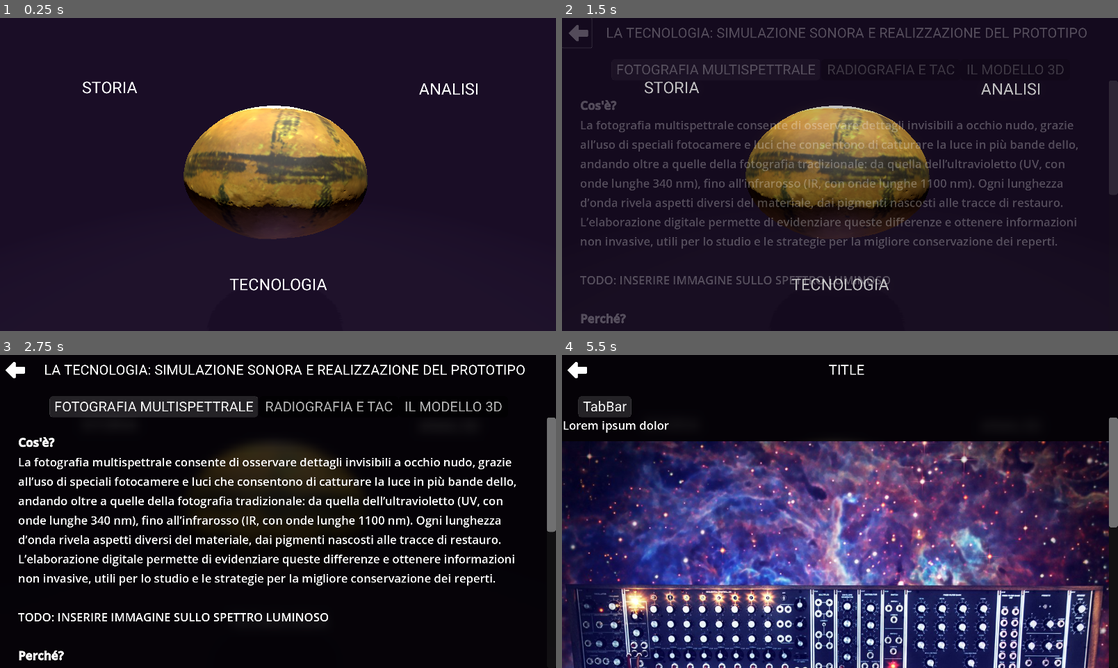
Above: before the commit, frames 1-4 (two rows, left to right).
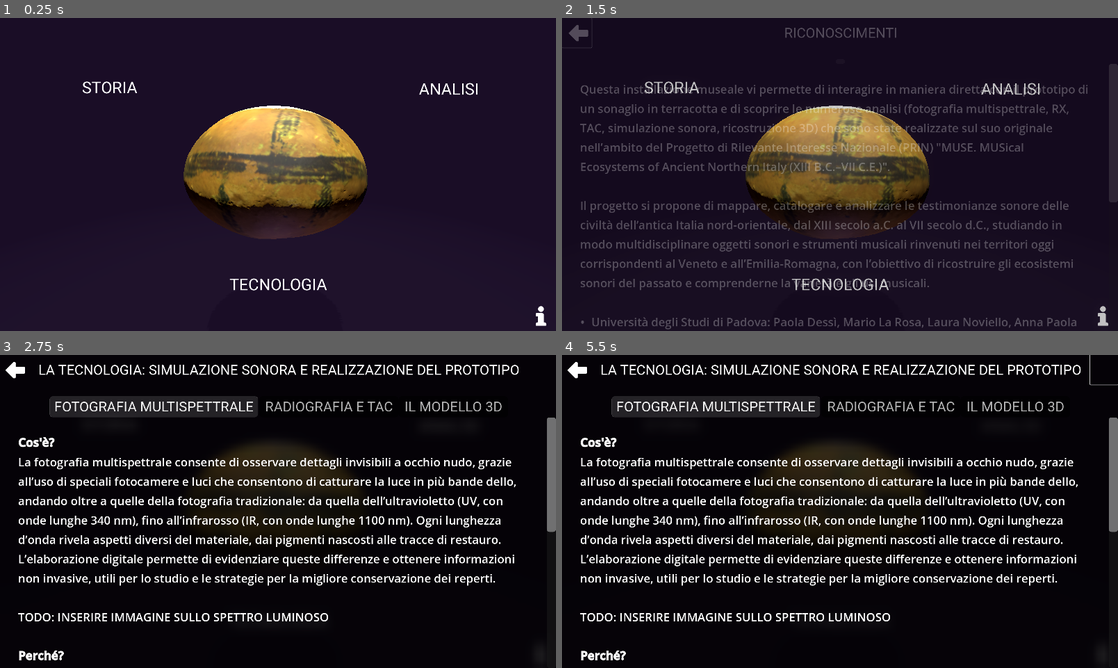
Above: after the commit, the same moments.

Repository: Morpheu5/adria-rattle-interactive-panel
Game: Godot game, scene res://scenes/main.tscn
Two runs of this game, one before a commit and one after it. Both use one fixed random seed, a clock stepped at 60 frames per second and the inputs below.
Inputs (mouse positions are in pixels of both pictures, inside the frame that each line leads up to; where the layout moved, square brackets give the same spot in the first picture):
- Up to frame 1 (0.25 s): no input
- Up to frame 2 (1.5 s): click (1101, 315) at 0.52 s; click (578, 33) at 1.25 s
- Up to frame 3 (2.75 s): tap Enter at 2, 2.1 s; move the mouse to (400, 495) at 2.02 s; click (400, 495) at 2.17 s
- Up to frame 4 (5.5 s): click (1106, 370) [1112, 370] at 2.75 s; tap Space at 3.5, 5 s; move the mouse to (728, 527) at 3.52 s; tap Enter at 3.6, 4.25, 4.35, 5.1 s; click (728, 527) at 3.67 s; move the mouse to (895, 442) at 4.27 s; click (895, 442) at 4.42 s; move the mouse to (812, 574) at 5.02 s; click (812, 574) at 5.17 s

The runs differ from the first frame. In frame 1, less than 0.1% of the frame differs, in the area x 96-99%, y 92-99%; in frame 2, 14%; in frame 3, 1.6%; in frame 4, 76%, in the area x 0-100%, y 0-100%.
Error before the commit: Invalid access to property or key 'title' on a base object of type 'Dictionary'. (res://scenes/info_screen.gd:27)

Commit message:
Texts should all be in, double check on images and need to implement video player

Diff:
--- a/assets/content/analysis.json
+++ b/assets/content/analysis.json
@@ -26,8 +26,7 @@
 [/table]
 "
 					}
-				},
-
+				}
 			]
 		},
 		{
--- /dev/null
+++ b/assets/content/credits.json
@@ -0,0 +1,29 @@
+{
+	"title": { "en": "Credits", "it": "RICONOSCIMENTI" },
+	"tabs": [
+		{
+			"title": { "en": "", "it": "" },
+			"content": [
+				{
+					"type": "richtext",
+					"content": {
+						"en": "NA",
+						"it": "Questa installazione museale vi permette di interagire in maniera diretta con il prototipo di un sonaglio in terracotta e di scoprire le numerose analisi (fotografia multispettrale, RX, TAC, simulazione sonora, ricostruzione 3D) che sono state realizzate sul suo originale  nell’ambito del Progetto di Rilevante Interesse Nazionale (PRIN) \"MUSE. MUSical Ecosystems of Ancient Northern Italy (XIII B.C.–VII C.E.)\".
+
+Il progetto si propone di mappare, catalogare e analizzare le testimonianze sonore delle civiltà dell’antica Italia nord-orientale, dal XIII secolo a.C. al VII secolo d.C., studiando in modo multidisciplinare oggetti sonori e strumenti musicali rinvenuti nei territori oggi corrispondenti al Veneto e all’Emilia-Romagna, con l’obiettivo di ricostruire gli ecosistemi sonori del passato e comprenderne la varietà e gli usi musicali.
+
+[table=2]
+[cell]•  [/cell][cell]Università degli Studi di Padova: Paola Dessì, Mario La Rosa, Laura Noviello, Anna Paola Fabbrocino, Andrea Franceschini, Giulio Pitteri, Antonio Rodà, [/cell]
+[cell]•  [/cell][cell]Fotografia multispettrale: Rita Deiana, Università degli Studi di Padova[/cell]
+[cell]•  [/cell][cell]Scansione 3D: Emanuela Faresin, Giuseppe Salemi, Università degli Studi di Padova[/cell]
+[cell]•  [/cell][cell]Autorizzazioni, dati archeologici e di scavo, supporto logistico e aspetti tecnici dell’installazione: Museo archeologico nazionale di Adria (Alberta Facchi, Giovanna Battista, Leonardo di Simone, Luca Bellan, Adriana Bruschi, Giovanna Furlanetto, Gianni Maculan (disegni), Angelo Gabriele Miceli, Elena Molena, Michele Sciortino, Roberto Sanavio, Melissa Zago)[/cell]
+[cell]•  [/cell][cell]Restauri: Stefano Buson, Silvano Buzzarello, Federica Santinon, Kriterion s.n.c.[/cell]
+[cell]•  [/cell][cell]Raggi X e TAC: TMB spa di Ceregnano (RO): Nicola Betto, Riccardo Soldati e, per il montaggio video, Massimo Manesco[/cell]
+[cell]•  [/cell][cell]Audioinnova: Nicolò Merendino[/cell]
+[/table]"
+					}
+				}
+			]
+		}
+	]
+}
--- a/assets/content/technology.json
+++ b/assets/content/technology.json
@@ -1,3 +1,40 @@
 {
+	"title": { "en": "NA", "it": "LA TECNOLOGIA: SIMULAZIONE SONORA E REALIZZAZIONE " },
+	"tabs": [
+		{
+			"title": { "en": "NA", "it": "LA SIMULAZIONE SONORA" },
+			"content": [
+				{
+					"type": "richtext",
+					"content": {
+						"en": "NA",
+						"it": "Il sonaglio è stato sottoposto ad operazioni di registrazione in camera silente e simulazione acustica con l’obiettivo di restituire il suono che lo strumento è in grado di produrre oggi. L’esperienza sensoriale proposta è legata alla nuova musealizzazione dell’oggetto che propone un’interazione tattile, gestuale e uditiva con il modello ricostruito, frutto di sapere ingegneristico applicato ad un oggetto musicale dell’antichità.
+Questo è stato reso possibile da alcune azioni tra cui la registrazione dal vivo del suono prodotto agitando il sonaglio, sotto l’attenta direzione del team di archeologi, e lo studio delle caratteristiche acustiche sulla base delle geometrie e dei materiali rilevati attraverso scansioni quali raggi X e Tomografia Assiale Computerizzata (TAC) che permettono non solo di investigare la struttura interna del sonaglio ma anche di intuirne materiali e tecniche di realizzazione.
 
+[b]La Camera Silente[/b]
+Il suoni prodotti dal sonaglio sono stati registrati all’interno di una camera silente, un ambiente controllato le cui pareti sono costruite in modo da ridurre drasticamente i rumori provenienti dall’esterno della cabina, e, allo stesso tempo, evitare il riverbero interno, ovvero la riflessione dei suoni in fase di registrazione contro le pareti della camera. Questo è un passaggio fondamentale per acquisire il suono “grezzo” proveniente dal sonaglio, ovvero il suono che raggiunge direttamente l’orecchio dell’ascoltatore, senza rumori e riverberi dovuti all’ambiente circostante. Particolare attenzione inoltre è stata riposta nel catturare i diversi tipi di suoni prodotti dal sonaglio dovuti alle varie orientazioni e modalità d’uso dello strumento, in particolare i suoni da impatto causati dall’urto tra le sferette all’interno e la cavità, e i suoni da rotolamento prodotti dal trascinamento delle sferette lungo il bordo della cavità stessa.
+"
+					}
+				}
+			]
+		},
+		{
+			"title": { "en": "NA", "it": "IL MODELLO ELETTRONICO" },
+			"content": [
+				{
+					"type": "richtext",
+					"content": {
+						"en": "NA",
+						"it": "[b]La replica elettronica[/b]
+Per realizzare la replica elettronica, il team di ingegneri ha inserito una varietà di circuiti elettronici e sensori all’interno di un guscio di plastica che simula l’aspetto del sonaglio originale. Il cuore elettronico di questo oggetto è un microcontrollore – un tipo di computer molto compatto e a basso consumo – già predisposto per interfacciarsi con diverse tipologie di sensori, tra cui un accelerometro e un giroscopio che misurano il modo in cui muoviamo e orientiamo il sonaglio replica durante l’uso.
+Il contenitore in plastica che possiamo tenere in mano è stato prodotto attraverso il processo di manifattura additiva, meglio nota come stampa 3D, a partire dal modello tridimensionale ricostruito attraverso tecniche diagnostiche quali la Tomografia Assiale Computerizzata (TAC) e la scansione a luce strutturata.
+
+[b]La simulazione acustica[/b]
+I suoni prodotti dalla replica elettronica provengono dal lavoro di campionamento effettuato in camera silente, che sono stati organizzati a seconda del tipo di movimento che li produce. In questo modo, il microcontrollore all’interno del guscio può, usando le informazioni provenienti dai vari sensori, riconoscere il movimento che eseguiamo tenendo in mano l’oggetto, e riprodurre il suono più adatto, restituendo un’esperienza quanto più accurata possibile. Per completare la simulazione, il guscio contiene un piccolo elemento vibrante, simile a quelli contenuti ormai in ogni telefono cellulare moderno, che contribuisce a dare la sensazione del movimento degli elementi sonanti presenti nel sonaglio originale.
+"
+					}
+				}
+			]
+		}
+	]
 }
--- a/scenes/InfoScreen.tscn
+++ b/scenes/InfoScreen.tscn
@@ -70,6 +70,7 @@
 vertical_alignment = 1
 
 [node name="BackButton2" type="Button" parent="ColorRect/MarginContainer/VBoxContainer/TitleBar"]
+custom_minimum_size = Vector2(96, 0)
 layout_mode = 2
 theme = ExtResource("1_i6bd7")
 text = "    "
@@ -111,9 +112,42 @@
 fit_content = true
 
 [node name="TextureRect" type="TextureRect" parent="ColorRect/MarginContainer/VBoxContainer/TabContainer/TabBar/ScrollContainer/VBoxContainer"]
+visible = false
 layout_mode = 2
 texture = ExtResource("5_e6a6a")
 expand_mode = 4
 stretch_mode = 4
 
+[node name="HBoxContainer" type="HBoxContainer" parent="ColorRect/MarginContainer/VBoxContainer/TabContainer/TabBar/ScrollContainer/VBoxContainer"]
+layout_mode = 2
+size_flags_vertical = 3
+
+[node name="TextureRect" type="TextureRect" parent="ColorRect/MarginContainer/VBoxContainer/TabContainer/TabBar/ScrollContainer/VBoxContainer/HBoxContainer"]
+layout_mode = 2
+size_flags_horizontal = 3
+texture = ExtResource("5_e6a6a")
+expand_mode = 1
+stretch_mode = 4
+
+[node name="TextureRect2" type="TextureRect" parent="ColorRect/MarginContainer/VBoxContainer/TabContainer/TabBar/ScrollContainer/VBoxContainer/HBoxContainer"]
+layout_mode = 2
+size_flags_horizontal = 3
+texture = ExtResource("5_e6a6a")
+expand_mode = 1
+stretch_mode = 4
+
+[node name="TextureRect3" type="TextureRect" parent="ColorRect/MarginContainer/VBoxContainer/TabContainer/TabBar/ScrollContainer/VBoxContainer/HBoxContainer"]
+layout_mode = 2
+size_flags_horizontal = 3
+texture = ExtResource("5_e6a6a")
+expand_mode = 1
+stretch_mode = 4
+
+[node name="TextureRect4" type="TextureRect" parent="ColorRect/MarginContainer/VBoxContainer/TabContainer/TabBar/ScrollContainer/VBoxContainer/HBoxContainer"]
+layout_mode = 2
+size_flags_horizontal = 3
+texture = ExtResource("5_e6a6a")
+expand_mode = 1
+stretch_mode = 4
+
 [connection signal="pressed" from="ColorRect/MarginContainer/VBoxContainer/TitleBar/BackButton" to="." method="_on_back_button_pressed"]
--- a/scenes/info_screen.gd
+++ b/scenes/info_screen.gd
@@ -68,14 +68,18 @@
 					textbox.theme = custom_theme
 				"carousel":
 					var carousel = HBoxContainer.new()
-					carousel.alignment = BoxContainer.ALIGNMENT_CENTER
+					carousel.custom_minimum_size = Vector2(1700, 400)
+					carousel.alignment = BoxContainer.ALIGNMENT_END
+					carousel.size_flags_horizontal = Control.SIZE_SHRINK_CENTER
 					carousel.add_theme_constant_override("separation", 50)
-					carousel.set_size(Vector2(1, 100))
 					vbox_container.add_child(carousel)
 					for k in range(content_block["content"].size()):
 						var image = TextureRect.new()
-						#image.expand_mode = TextureRect.EXPAND_FIT_WIDTH_PROPORTIONAL
 						image.texture = load(content_block["content"][k]["thumbnail"])
+						image.size_flags_horizontal = Control.SIZE_EXPAND_FILL
+						image.size_flags_vertical = Control.SIZE_FILL
+						image.expand_mode = TextureRect.EXPAND_IGNORE_SIZE
+						image.stretch_mode = TextureRect.STRETCH_KEEP_ASPECT_COVERED
 						image.connect("gui_input", _on_image_pressed.bind(k, content_block["content"].map(func(c): return c["thumbnail"]), content_block["content"].map(func(c): return c["content"]), content_block["content"].map(func(c): return c["caption"][lang])))
 						carousel.add_child(image)
 			var spacer = Control.new()
--- a/scenes/main.gd
+++ b/scenes/main.gd
@@ -24,18 +24,22 @@
 func is_distance_shorter(label, event, _min):
 	return label.get_screen_position().distance_to(event.position) < _min.get_screen_position().distance_to(event.position)
 
-func _input(event: InputEvent) -> void:
+
+func load_info_screen(filename: String) -> void:
+		current_info_screen = info_screen_scene.instantiate()
+		current_info_screen.dismiss.connect(_on_info_screen_dismiss)
+		current_info_screen.modulate = Color(1.0, 1.0, 1.0, 0.0)
+		current_info_screen.filename = filename
+		$MainMenu.add_child(current_info_screen)
+		create_tween().tween_property(current_info_screen, "modulate", Color(1.0, 1.0, 1.0, 1.0), 0.25)
+		interactable = false
+
+
+func _unhandled_input(event: InputEvent) -> void:
 	if (event is InputEventScreenTouch or event is InputEventMouseButton) and not event.is_pressed() and menu_visible and interactable:
 		var closest = labels.reduce(func(_min, label): return label if is_distance_shorter(label, event, _min) else _min)
 		var i = labels.find(closest)
-		current_info_screen = info_screen_scene.instantiate()
-		current_info_screen.title = labels[i].text
-		current_info_screen.dismiss.connect(_on_info_screen_dismiss)
-		current_info_screen.modulate = Color(1.0, 1.0, 1.0, 0.0)
-		current_info_screen.filename = labels[i].filename
-		$MainMenu.add_child(current_info_screen)
-		create_tween().tween_property(current_info_screen, "modulate", Color(1.0, 1.0, 1.0, 1.0), 0.25)
-		interactable = false
+		load_info_screen(labels[i].filename)
 	if (event is InputEventKey) and (event.keycode == KEY_ENTER) and event.is_pressed():
 		if menu_visible:
 			create_tween().tween_property($MainMenu/Labels, "modulate", Color(1.0, 1.0, 1.0, 0.0), 0.5)
@@ -54,3 +58,7 @@
 		current_info_screen.queue_free()
 		interactable = true
 	)
+
+
+func _on_credits_button_pressed() -> void:
+	load_info_screen("credits")
--- a/scenes/main.tscn
+++ b/scenes/main.tscn
@@ -7,6 +7,7 @@
 [ext_resource type="Script" uid="uid://bfd5ad2y1xwdh" path="res://addons/godOSC/scripts/OSCServer.gd" id="3_jyhfs"]
 [ext_resource type="Theme" uid="uid://dpnb8nwq0o1ki" path="res://assets/base_theme.tres" id="3_tefeu"]
 [ext_resource type="Script" uid="uid://df1vhc5k8uo2o" path="res://scenes/main_menu_label.gd" id="4_o6xl0"]
+[ext_resource type="Texture2D" uid="uid://bks86htqt51bj" path="res://assets/ui/information.png" id="5_85g3d"]
 [ext_resource type="Texture2D" uid="uid://dd63rq0o272ig" path="res://assets/content/images/a.jpg" id="7_tipki"]
 
 [sub_resource type="StandardMaterial3D" id="StandardMaterial3D_85g3d"]
@@ -42,6 +43,7 @@
 anchor_bottom = 1.0
 grow_horizontal = 2
 grow_vertical = 2
+mouse_filter = 1
 
 [node name="History" type="Label" parent="MainMenu/Labels"]
 layout_mode = 0
@@ -87,6 +89,23 @@
 uppercase = true
 script = ExtResource("4_o6xl0")
 filename = "technology"
+
+[node name="CreditsButton" type="Button" parent="MainMenu"]
+anchors_preset = 3
+anchor_left = 1.0
+anchor_top = 1.0
+anchor_right = 1.0
+anchor_bottom = 1.0
+offset_left = -108.0
+offset_top = -108.0
+grow_horizontal = 0
+grow_vertical = 0
+size_flags_horizontal = 8
+size_flags_vertical = 8
+mouse_force_pass_scroll_events = false
+icon = ExtResource("5_85g3d")
+flat = true
+icon_alignment = 1
 
 [node name="SceneRoot" type="Node3D" parent="."]
 
@@ -135,3 +154,5 @@
 [node name="OSCServer" type="Node" parent="SceneRoot"]
 script = ExtResource("3_jyhfs")
 metadata/_custom_type_script = "uid://bfd5ad2y1xwdh"
+
+[connection signal="pressed" from="MainMenu/CreditsButton" to="." method="_on_credits_button_pressed"]
Binary file added: assets/ui/information.png
Not shown, added: assets/ui/information.png.import
Not shown: 1 places in scenes/main.tscn that only renumber resources
